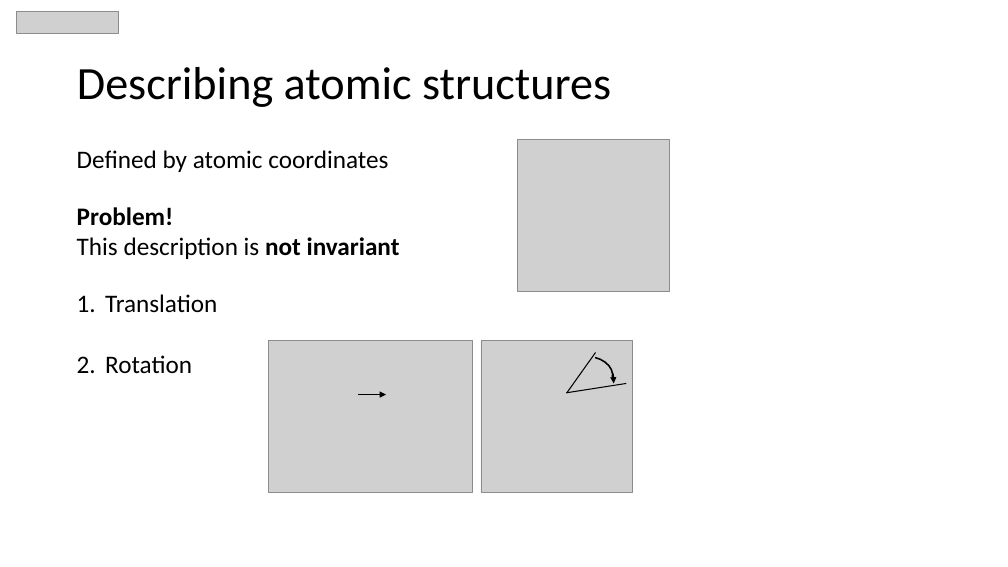
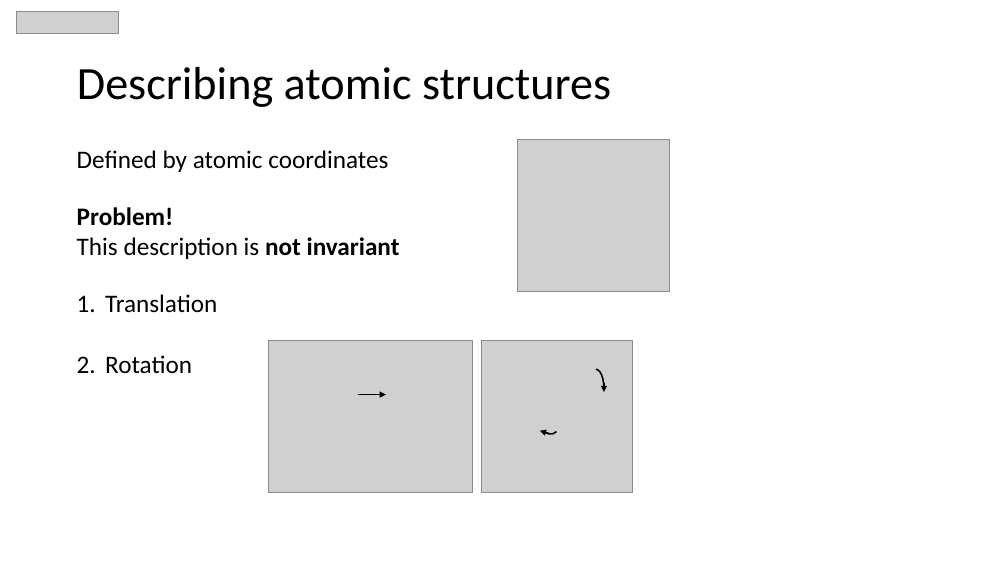
Before and after one commit to MaltheBisbo/learningForces, a slide deck: slide 7 of Presentations/2018-06-01-copenhagen.pptx. Drawn at 1008x567 pixels with LibreOffice and Linux fonts; fonts in the diff are those of the drawing; grey boxes stand for pictures. Boxes give left, top, right and bottom in pixels: in the first picture for what was removed or moved away, otherwise in the second. Text is boxed around its words. In the diff, an @@ line names an element or a change of style, - is before the commit and + after.

```diff
--- a/Presentations/2018-06-01-copenhagen.pptx
+++ b/Presentations/2018-06-01-copenhagen.pptx
@@ line removed from (566, 393) to (596, 352) @@
@@ line removed from (566, 393) to (626, 383) @@
@@ arc (boxed as its full ellipse) at [588, 369, 604, 406]: rotation 13 to 0 degrees @@
@@ arrow moved from (613, 374) - (614, 383) to (604, 383) - (604, 392) @@
@@ arc (boxed as its full ellipse) added at [536, 412, 562, 437], outline #000000 1.5 pt @@
@@ arrow added from (549, 434) to (540, 431), #000000 1.5 pt @@
```
Also in this commit, not shown: 11 other slides changed, 2 slides removed, 28 other files.
